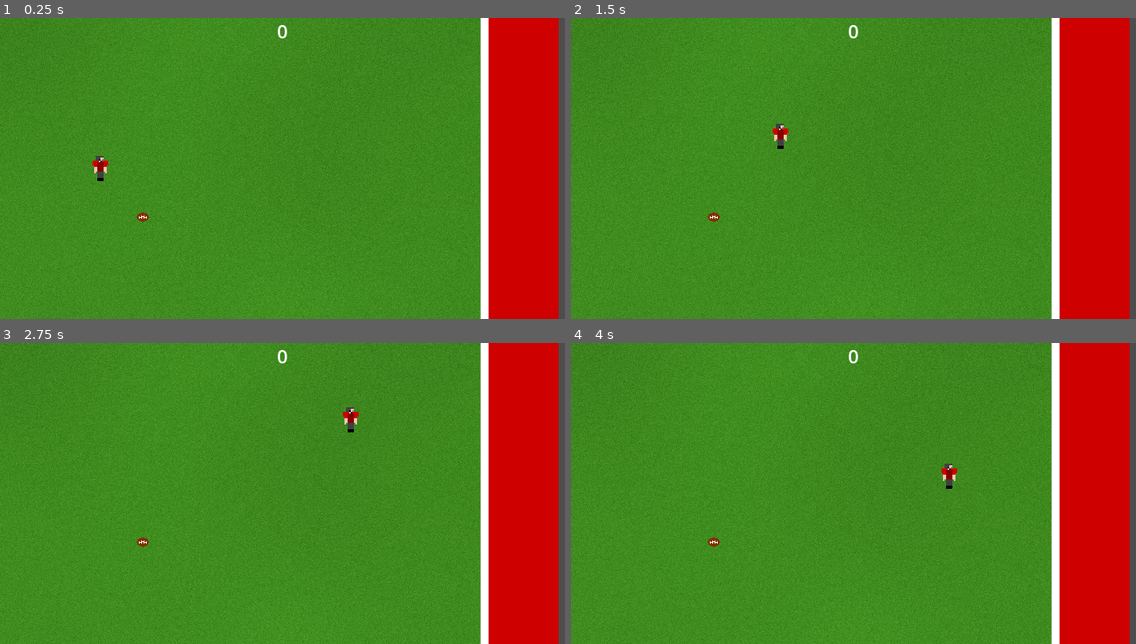
Above: before the commit, frames 1-4 (two rows, left to right).
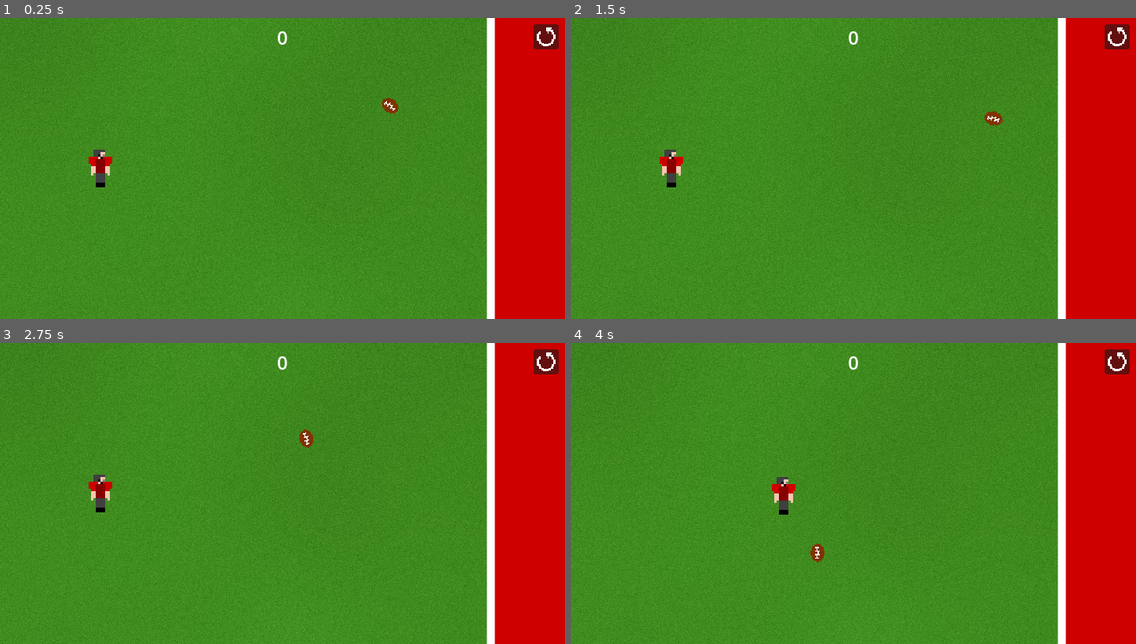
Above: after the commit, the same moments.

Repository: lucasarena03/arcade-game
Game: Godot game, scene res://scenes/game.tscn
Same seed, same stepped clock (60 frames per second), same inputs: the game is played once before the commit and once after it.
Inputs (mouse positions are in pixels of both pictures, inside the frame that each line leads up to):
- Up to frame 1 (0.25 s): no input
- Up to frame 2 (1.5 s): click (1119, 36) at 0.52 s; click (1119, 36) at 1.27 s
- Up to frame 3 (2.75 s): click (548, 361) at 2.02 s
- Up to frame 4 (4 s): move the mouse to (977, 478) at 2.77 s; click (977, 478) at 2.92 s; drag from (740, 508) to (972, 472) at 3.52 s

The runs differ from the first frame. In frame 1, 5.1% of the frame differs, in the area x 0-100%, y 0-100%; in frame 2, 5.4%; in frame 3, 5.4%; in frame 4, 5.4%.

Commit message:
v0.2: Added defenders, losing condition, and kickoffs

Diff:
--- a/project.godot
+++ b/project.godot
@@ -13,7 +13,7 @@
 config/name="Football Game"
 run/main_scene="uid://csp76gra7hilx"
 config/features=PackedStringArray("4.6", "Forward Plus")
-config/icon="res://icon.svg"
+config/icon="uid://cvpgrjwayb8l2"
 
 [display]
 
@@ -32,3 +32,4 @@
 [rendering]
 
 rendering_device/driver.windows="d3d12"
+textures/vram_compression/import_etc2_astc=true
--- a/scenes/ball.tscn
+++ b/scenes/ball.tscn
@@ -4,12 +4,14 @@
 [ext_resource type="Script" uid="uid://bvp6jyktlyxud" path="res://scripts/ball.gd" id="1_cxlvu"]
 
 [sub_resource type="CircleShape2D" id="CircleShape2D_7s4qf"]
+radius = 12.0
 
 [node name="Ball" type="Area2D" unique_id=380215034]
 texture_filter = 1
 script = ExtResource("1_cxlvu")
 
 [node name="Sprite2D" type="Sprite2D" parent="." unique_id=300277329]
+scale = Vector2(1.5, 1.5)
 texture = ExtResource("1_7s4qf")
 
 [node name="CollisionShape2D" type="CollisionShape2D" parent="." unique_id=914689654]
--- a/scenes/game.tscn
+++ b/scenes/game.tscn
@@ -5,6 +5,7 @@
 [ext_resource type="PackedScene" uid="uid://c5sgnp4lmudhw" path="res://scenes/player.tscn" id="2_yqjtg"]
 [ext_resource type="PackedScene" uid="uid://gcbabqgc88yr" path="res://scenes/ball.tscn" id="3_lnu2h"]
 [ext_resource type="Script" uid="uid://d270ycw5sv0pf" path="res://scripts/endzone.gd" id="4_lbhrr"]
+[ext_resource type="Texture2D" uid="uid://c7gh64r2vujo1" path="res://assets/redo.png" id="6_p57ef"]
 
 [sub_resource type="RectangleShape2D" id="RectangleShape2D_lnu2h"]
 size = Vector2(96, 384)
@@ -12,16 +13,22 @@
 [node name="Game" type="Node" unique_id=1921397457]
 script = ExtResource("1_iywne")
 
-[node name="Background" type="Sprite2D" parent="." unique_id=267905886]
-position = Vector2(352, 192)
+[node name="Background" type="TextureRect" parent="." unique_id=1469639077]
+anchors_preset = 15
+anchor_right = 1.0
+anchor_bottom = 1.0
+grow_horizontal = 2
+grow_vertical = 2
 texture = ExtResource("1_uwrxv")
 metadata/_edit_lock_ = true
 metadata/_edit_group_ = true
 
 [node name="Ball" parent="." unique_id=380215034 instance=ExtResource("3_lnu2h")]
-position = Vector2(224, 192)
+unique_name_in_owner = true
+position = Vector2(560, 192)
 
 [node name="Player" parent="." unique_id=1709095921 instance=ExtResource("2_yqjtg")]
+unique_name_in_owner = true
 position = Vector2(128, 192)
 
 [node name="Endzone" type="Area2D" parent="." unique_id=1130507858]
@@ -31,23 +38,77 @@
 [node name="CollisionShape2D" type="CollisionShape2D" parent="Endzone" unique_id=692936610]
 shape = SubResource("RectangleShape2D_lnu2h")
 
+[node name="Opponents" type="Node" parent="." unique_id=1616395277]
+unique_name_in_owner = true
+
 [node name="CanvasLayer" type="CanvasLayer" parent="." unique_id=1350042170]
 
 [node name="Control" type="Control" parent="CanvasLayer" unique_id=413084335]
+texture_filter = 1
 layout_mode = 3
 anchors_preset = 15
 anchor_right = 1.0
 anchor_bottom = 1.0
 grow_horizontal = 2
 grow_vertical = 2
+metadata/_edit_lock_ = true
+metadata/_edit_group_ = true
 
-[node name="ScoreLabel" type="Label" parent="CanvasLayer/Control" unique_id=1225987697]
+[node name="MarginContainer" type="MarginContainer" parent="CanvasLayer/Control" unique_id=1171689302]
+layout_mode = 1
+anchors_preset = 15
+anchor_right = 1.0
+anchor_bottom = 1.0
+grow_horizontal = 2
+grow_vertical = 2
+theme_override_constants/margin_left = 8
+theme_override_constants/margin_top = 8
+theme_override_constants/margin_right = 8
+theme_override_constants/margin_bottom = 8
+
+[node name="RetryButton" type="Button" parent="CanvasLayer/Control/MarginContainer" unique_id=1226899604]
+custom_minimum_size = Vector2(32, 32)
+layout_mode = 2
+size_flags_horizontal = 8
+size_flags_vertical = 0
+
+[node name="MarginContainer" type="MarginContainer" parent="CanvasLayer/Control/MarginContainer/RetryButton" unique_id=437421034]
+layout_mode = 1
+anchors_preset = 15
+anchor_right = 1.0
+anchor_bottom = 1.0
+grow_horizontal = 2
+grow_vertical = 2
+theme_override_constants/margin_left = 4
+theme_override_constants/margin_top = 4
+theme_override_constants/margin_right = 4
+theme_override_constants/margin_bottom = 4
+
+[node name="TextureRect" type="TextureRect" parent="CanvasLayer/Control/MarginContainer/RetryButton/MarginContainer" unique_id=1871020886]
+custom_minimum_size = Vector2(16, 16)
+layout_mode = 2
+texture = ExtResource("6_p57ef")
+
+[node name="ScoreLabel" type="Label" parent="CanvasLayer/Control/MarginContainer" unique_id=1225987697]
 unique_name_in_owner = true
-layout_mode = 1
-anchors_preset = 10
-anchor_right = 1.0
-offset_bottom = 23.0
-grow_horizontal = 2
+layout_mode = 2
+size_flags_horizontal = 4
+size_flags_vertical = 0
 theme_override_font_sizes/font_size = 24
 horizontal_alignment = 1
 vertical_alignment = 2
+
+[node name="LossLabel" type="Label" parent="CanvasLayer/Control/MarginContainer" unique_id=1117429672]
+unique_name_in_owner = true
+visible = false
+layout_mode = 2
+size_flags_horizontal = 4
+text = "You were tackled!
+You managed to score X touchdowns before being caught.
+
+Tap anywhere to play again"
+horizontal_alignment = 1
+vertical_alignment = 1
+
+[connection signal="gui_input" from="CanvasLayer/Control" to="." method="_on_control_gui_input"]
+[connection signal="pressed" from="CanvasLayer/Control/MarginContainer/RetryButton" to="." method="_on_retry_button_pressed"]
--- /dev/null
+++ b/scenes/opponent.tscn
@@ -0,0 +1,19 @@
+[gd_scene format=3 uid="uid://vsaycw8ginm8"]
+
+[ext_resource type="Script" uid="uid://b4pw4bpqvrwof" path="res://scripts/opponent.gd" id="1_ha0xr"]
+[ext_resource type="Texture2D" uid="uid://cmk5hj0uuahsy" path="res://assets/enemy_player.png" id="1_ocjdi"]
+
+[sub_resource type="CapsuleShape2D" id="CapsuleShape2D_ocjdi"]
+radius = 13.0
+height = 48.0
+
+[node name="Opponent" type="Area2D" unique_id=2022883680]
+texture_filter = 1
+script = ExtResource("1_ha0xr")
+
+[node name="Sprite2D" type="Sprite2D" parent="." unique_id=2006529235]
+scale = Vector2(3, 3)
+texture = ExtResource("1_ocjdi")
+
+[node name="CollisionShape2D" type="CollisionShape2D" parent="." unique_id=1918300936]
+shape = SubResource("CapsuleShape2D_ocjdi")
--- a/scenes/player.tscn
+++ b/scenes/player.tscn
@@ -4,13 +4,14 @@
 [ext_resource type="Script" uid="uid://bxhlr305wupbe" path="res://scripts/player.gd" id="1_g2els"]
 
 [sub_resource type="CapsuleShape2D" id="CapsuleShape2D_3vyb7"]
+height = 64.0
 
 [node name="Player" type="Area2D" unique_id=1709095921]
 texture_filter = 1
 script = ExtResource("1_g2els")
 
 [node name="Sprite2D" type="Sprite2D" parent="." unique_id=902984702]
-scale = Vector2(2, 2)
+scale = Vector2(3, 3)
 texture = ExtResource("1_3vyb7")
 
 [node name="CollisionShape2D" type="CollisionShape2D" parent="." unique_id=357326455]
--- a/scripts/ball.gd
+++ b/scripts/ball.gd
@@ -2,26 +2,59 @@
 
 @onready var game = get_tree().root.get_node("Game")
 
+const starting_position: Vector2 = Vector2(560, 192)
+const speed: float = 200.0
+
+var target_position: Vector2
+var distance_to_target: float = 0.0
+var kicking_off: bool = false
+var timer: float = 0.0
+var sliding: bool = false
+var velocity: Vector2 = Vector2.ZERO
+
 var holder: Player = null
 
 func _ready() -> void:
-    reset_position()
+	reset_position()
 
 
 func reset_position():
-    # 128 0 -> 320 384
-    global_position = Vector2(randf_range(128, 320), randf_range(0, 384))
+	holder = null
+	global_position = starting_position
+	target_position = Vector2(randf_range(128, 320), randf_range(0, 384))
+	distance_to_target = (global_position - target_position).length_squared()
+	kicking_off = true
+	timer = 0.0
 
 
 func is_being_held() -> bool:
-    return holder != null
+	return holder != null
 
 
 func _on_area_entered(area: Area2D) -> void:
-    if area is Player and not is_being_held():
-        holder = area
+	if area is Player and not is_being_held():
+		holder = area
+	if area is Opponent:
+		game.lose()
 
 
 func _process(delta: float) -> void:
-    if is_being_held():
-        global_position = holder.global_position + Vector2(8, 0)
+	if is_being_held():
+		global_position = holder.global_position + Vector2(8, 0)
+	if kicking_off:
+		timer += delta
+		position = lerp(starting_position, target_position, timer / 1.5)
+		position.y -= sin(timer * PI) * 128
+		rotation += 4 * delta * randf()
+		distance_to_target = (position - target_position).length_squared()
+		if timer >= 1.0:
+			kicking_off = false
+			sliding = true
+			velocity = Vector2.from_angle(randf_range(0, 2 * PI)) * speed * 0.2
+	elif sliding:
+		position += velocity * delta
+		rotation += velocity.length_squared() * 0.01 * delta
+		velocity *= 0.98
+		if velocity.length_squared() < 8 * 8:
+			velocity = Vector2.ZERO
+			sliding = false
--- a/scripts/game.gd
+++ b/scripts/game.gd
@@ -1,8 +1,44 @@
 extends Node
 
+
 @onready var score_label = %ScoreLabel
+@onready var opponents = %Opponents
+@onready var player = %Player
+@onready var ball = %Ball
+@onready var loss_label = %LossLabel
+
+const opponent_template = preload("res://scenes/opponent.tscn")
 
 var score: int = 0
 
+func score_touchdown() -> void:
+	score += 1
+	ball.reset_position()
+	player.reset_position()
+	if score == 1 or score % 5 == 0:
+		var new_opponent = opponent_template.instantiate()
+		opponents.add_child.call_deferred(new_opponent)
+		await new_opponent.ready
+	for opponent in opponents.get_children():
+		opponent.reset_position()
+
+
 func _process(delta: float) -> void:
-    score_label.text = "%d" % score
+	score_label.text = "%d" % score
+
+
+func _on_retry_button_pressed() -> void:
+	get_tree().reload_current_scene()
+
+
+func lose() -> void:
+	if loss_label.visible:
+		return
+	player.queue_free.call_deferred()
+	loss_label.show()
+	loss_label.text = "You lost the ball!\nYou managed to score %d touchdowns before losing it.\n\nTap anywhere to play again" % score
+
+
+func _on_control_gui_input(event: InputEvent) -> void:
+	if loss_label.visible and event is InputEventScreenTouch and event.pressed:
+		get_tree().reload_current_scene()
--- /dev/null
+++ b/scripts/opponent.gd
@@ -0,0 +1,27 @@
+class_name Opponent extends Area2D
+
+@onready var warmup: int = 25
+@onready var speed: int = 0
+@onready var max_speed: int = 100
+
+@onready var game = get_tree().root.get_node("Game")
+@onready var sprite = $Sprite2D
+
+func reset_position() -> void:
+    speed = 0
+    max_speed = (100 + floor(game.score / 5) * 20) * (0.9 + randf() * 0.2)
+    print(max_speed)
+    global_position = Vector2(624, 192 + randf_range(-128, 128))
+
+
+func _process(delta: float) -> void:
+    if speed > max_speed:
+        speed = max_speed
+    else:
+        speed += ceil(warmup * delta)
+    var ball = game.ball
+    var direction = ball.global_position - global_position
+    if direction.length_squared() > 16 * 16:
+        direction = direction.normalized()
+        sprite.flip_h = direction.x < 0
+        global_position += direction * speed * delta
--- a/scripts/player.gd
+++ b/scripts/player.gd
@@ -1,6 +1,7 @@
 class_name Player extends Area2D
 
 @onready var game = get_tree().root.get_node("Game")
+@onready var sprite = $Sprite2D
 
 @export var speed : int = 150
 @export var stop_distance : float = 8.0
@@ -9,35 +10,33 @@
 var _moving: bool = false
 
 func reset_position() -> void:
-	global_position = Vector2(64, 192 + randf_range(-64, 64))
+    global_position = Vector2(64, 192 + randf_range(-64, 64))
 
 
 func _ready():
-	_target = global_position
+    _target = global_position
 
 func _input(event):
-	# Touch (mobile) or mouse click (desktop)
-	if (event is InputEventScreenTouch and event.pressed) or event is InputEventScreenDrag:
-		_target = event.position
-		_moving = true
+    # Touch (mobile) or mouse click (desktop)
+    if (event is InputEventScreenTouch and event.pressed) or event is InputEventScreenDrag:
+        _target = event.position
+        _moving = true
 
 
 func _process(delta):
-	if _moving:
-		var direction = _target - global_position
-		var distance = direction.length_squared()
-		if distance > stop_distance * stop_distance:
-			direction = direction.normalized()
-			global_position += direction * speed * delta
-		else:
-			_moving = false
+    if _moving:
+        var direction = _target - global_position
+        var distance = direction.length_squared()
+        if distance > stop_distance * stop_distance:
+            direction = direction.normalized()
+            sprite.flip_h = direction.x < 0
+            global_position += direction * speed * delta
+        else:
+            _moving = false
 
 
 func _on_area_entered(area: Area2D) -> void:
-	if area is Endzone:
-		var ball = game.get_node("Ball")
-		if ball.holder == self:
-			game.score += 1
-			ball.holder = null
-			ball.reset_position()
-			reset_position()
+    if area is Endzone:
+        var ball = game.get_node("Ball")
+        if ball.holder == self:
+            game.score_touchdown()
Binary file added: assets/icon.png
Not shown, added: assets/icon.png.import
Binary file added: assets/redo.png
Not shown, added: assets/redo.png.import
Not shown, added: export_presets.cfg
Not shown, added: scripts/opponent.gd.uid
Not shown, added: Football Game.apk
Not shown, added: Football Game.apk.idsig
Not shown, changed: README.md
